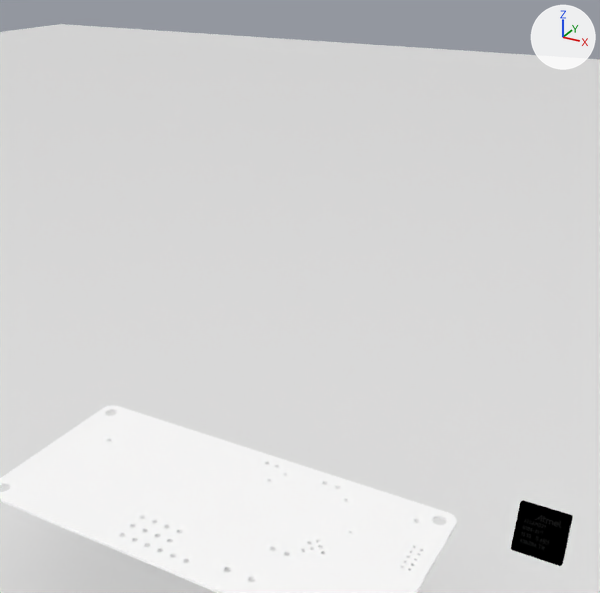
One commit to the Blender file PCBModel.blend: the scene before it, then after it.
The view is the same before and after, from a 50 mm lens placed at (2.73, -3.77, 3.57), pointed at (0.72, -0.11, 1.74). Lighting does not change. The marker at upper right points along +X, +Y and +Z.

The older version as bpy lines, for what is in view:
```python
me_atsamd21mesh = bpy.data.meshes.new('ATSAMD21Mesh')
me_atsamd21mesh.from_pydata(...)  # a box spanning x -0.305..0.305, y -0.305..0.305, z -0.305..0.305
me_atsamd21mesh.materials.append(mat_atsamd21material)  # picture img_atsamd21_png
me_floormesh = bpy.data.meshes.new('FloorMesh')
me_floormesh.from_pydata([(-0.305, -0.305, 0.0), (0.305, -0.305, 0.0), (-0.305, 0.305, 0.0), (0.305, 0.305, 0.0)], [], [(0, 1, 3, 2)])
me_floormesh.materials.append(mat_floormaterial)  # white #e7e7e7
me_pcbmesh = bpy.data.meshes.new('PCBMesh')
me_pcbmesh.from_pydata(...)  # 4680 vertices, 2378 faces; spans x -1.5..1.5, y -0.67..0.67, z -0.01..0.01
me_pcbmesh.materials.append(mat_pcbmaterial)  # its picture is missing
ob_atsamd21 = bpy.data.objects.new('ATSAMD21', me_atsamd21mesh)
ob_atsamd21.location = (2.133, -0.00287, 0.612)
ob_atsamd21.rotation_euler = (1.169, 0.0, 0.0)  # degrees (67, 0, 0)
ob_atsamd21.scale = (0.45, 0.45, 0.045)
_m = ob_atsamd21.modifiers.new('Bevel', 'BEVEL')
_m.width = 0.0254
_m.width_pct = 0.0254
_m.segments = 8
_m.limit_method = 'NONE'
ob_floor = bpy.data.objects.new('Floor', me_floormesh)
ob_floor.location = (0.0, 0.0, -0.914)
ob_floor.scale = (100.0, 100.0, 100.0)
ob_pcb = bpy.data.objects.new('PCB', me_pcbmesh)
ob_pcb.location = (0.0, 0.0, 0.0)
```
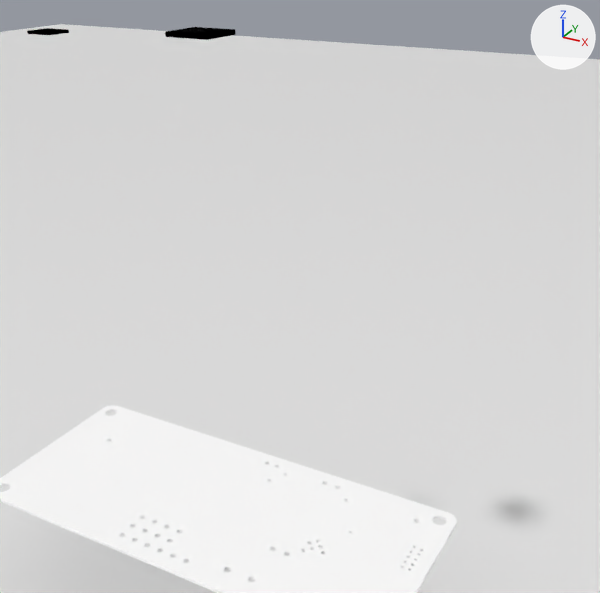
What differs and where, as boxes (x1, y1, x2, y2) in the pictures (600 x 593 px):
'ATSAMD21', moved: before (511, 500, 573, 566); after (165, 27, 236, 40)
'DW1000', added: after (27, 28, 69, 35)

Diff of the bpy script that builds the scene:
```diff
--- a/PCBModel.blend.py
+++ b/PCBModel.blend.py
@@ img_dw1000_png @@
+img_dw1000_png = load_image('DW1000.png', 'textures/DW1000/DW1000.png', 960, 960, 'sRGB')
@@ mat_dw1000material @@
+mat_dw1000material = emission_material('DW1000Material')
+mat_dw1000material.texture = img_dw1000_png
+mat_dw1000material.strength = 0.01
@@ me_dw1000mesh @@
+me_dw1000mesh.from_pydata(...)  # a box spanning x -0.305..0.305, y -0.305..0.305, z -0.305..0.305
+me_dw1000mesh.materials.append(mat_dw1000material)  # picture img_dw1000_png
@@ ob_atsamd21 @@
 ob_atsamd21 = bpy.data.objects.new('ATSAMD21', me_atsamd21mesh)
-ob_atsamd21.location = (2.133, -0.00287, 0.612)
+ob_atsamd21.parent = ob_pcb
+ob_atsamd21.matrix_parent_inverse = Matrix(((1.0, 0.0, 0.0, 0.0), (0.0, 0.391, 0.921, 0.0), (0.0, -0.921, 0.391, 0.0), (0.0, 0.0, 0.0, 1.0)))
+ob_atsamd21.location = (0.0203, -2.803, 1.245)
 ob_atsamd21.rotation_euler = (1.169, 0.0, 0.0)  # degrees (67, 0, 0)
@@ ob_dw1000 @@
+ob_dw1000 = bpy.data.objects.new('DW1000', me_dw1000mesh)
+ob_dw1000.parent = ob_pcb
+ob_dw1000.matrix_parent_inverse = Matrix(((1.0, 0.0, 0.0, 0.0), (0.0, 0.391, 0.921, 0.0), (0.0, -0.921, 0.391, 0.0), (0.0, 0.0, 0.0, 1.0)))
+ob_dw1000.location = (-0.746, -2.937, 0.93)
+ob_dw1000.rotation_euler = (1.169, 0.0, 0.0)  # degrees (67, 0, 0)
+ob_dw1000.scale = (0.25, 0.25, 0.025)
```
